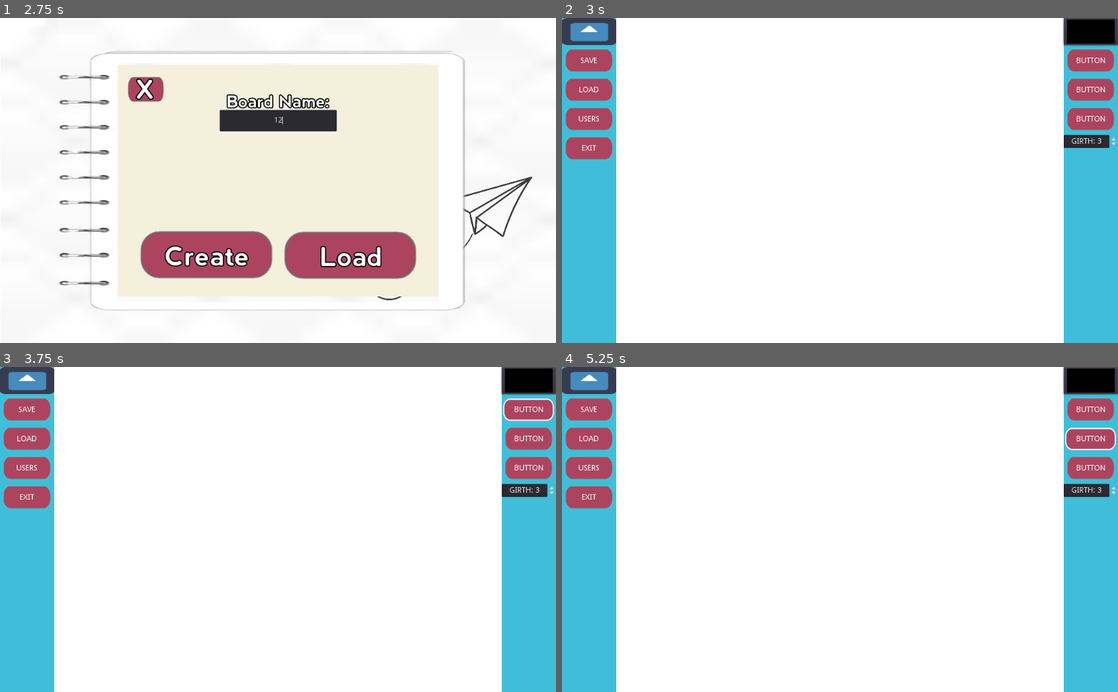
Above: before the commit, frames 1-4 (two rows, left to right).
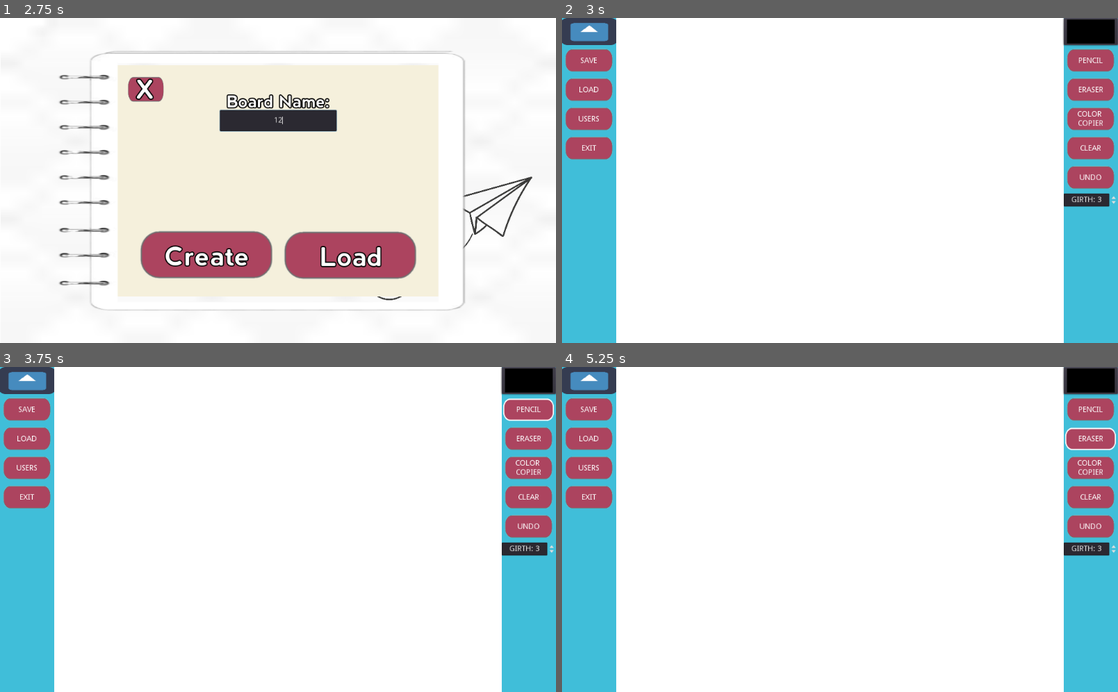
Above: after the commit, the same moments.

Repository: Sketch-Organization/Sketch-
Game: Godot game, scene res://Title.tscn
Two runs of this game, one before a commit and one after it. Both use one fixed random seed, a clock stepped at 60 frames per second and the inputs below. The engine's default icon, where the game draws it, is replaced by a stand-in: a white triangle on a blue panel in a dark square.
Inputs (mouse positions are in pixels of both pictures, inside the frame that each line leads up to):
- Up to frame 1 (2.75 s): tap Enter at 0.5 s; move the mouse to (400, 164) at 0.52 s; click (400, 164) at 0.6 s; click "Host" at 1.25 s; click (278, 118) at 2.02 s; type "12" at 2.1 s
- Up to frame 2 (3 s): click "Create" at 2.75 s
- Up to frame 3 (3.75 s): click (528, 409) at 3.5 s, where only the run before the commit has a clickable "Button"
- Up to frame 4 (5.25 s): click (1090, 409) at 4.25 s, where only the run after the commit has a clickable "Pencil"; click (1090, 438) at 5 s, where only the run before the commit has a clickable "Button"

Frame 1 is identical in both runs. In frame 2, 1.8% of the frame differs, in the area x 90-100%, y 12-59%; in frame 3, 1.8%; in frame 4, 1.8%.

Commit message:
Added Clear Board Functionality

Diff:
--- a/SketchProject/Board.gd
+++ b/SketchProject/Board.gd
@@ -36,3 +36,11 @@
 
 func resumeDrawing():
 	sav = false
+
+func clearEverything():
+	canvas.clearBoard()
+	pass
+
+func _on_ClearButton_button_up():
+	clearEverything();
+	pass # Replace with function body.
--- a/SketchProject/Canvas.gd
+++ b/SketchProject/Canvas.gd
@@ -19,6 +19,14 @@
 			line.width = currentWidth
 			add_child(line)
 
+func undoLine():
+	pass
+
+func clearBoard():
+	for child in get_children():
+		child.queue_free()
+	pass
+
 func setColor(newColor):
 	currentColor = newColor
 	pass
--- a/SketchProject/DrawingBoard.tscn
+++ b/SketchProject/DrawingBoard.tscn
@@ -175,7 +175,7 @@
 rect_min_size = Vector2( 100, 50 )
 text = "Pick Color"
 
-[node name="Button" type="TextureButton" parent="SettingsUIHBox/UtensilEditor/VBoxContainer2"]
+[node name="PencilButton" type="TextureButton" parent="SettingsUIHBox/UtensilEditor/VBoxContainer2"]
 margin_top = 54.0
 margin_right = 100.0
 margin_bottom = 104.0
@@ -186,18 +186,18 @@
 texture_hover = ExtResource( 3 )
 expand = true
 
-[node name="Label" type="Label" parent="SettingsUIHBox/UtensilEditor/VBoxContainer2/Button"]
-anchor_right = 1.0
-anchor_bottom = 1.0
-text = "Button"
-align = 1
-valign = 1
-uppercase = true
-__meta__ = {
-"_edit_use_anchors_": false
-}
-
-[node name="Button2" type="TextureButton" parent="SettingsUIHBox/UtensilEditor/VBoxContainer2"]
+[node name="Label" type="Label" parent="SettingsUIHBox/UtensilEditor/VBoxContainer2/PencilButton"]
+anchor_right = 1.0
+anchor_bottom = 1.0
+text = "Pencil"
+align = 1
+valign = 1
+uppercase = true
+__meta__ = {
+"_edit_use_anchors_": false
+}
+
+[node name="EraserButton" type="TextureButton" parent="SettingsUIHBox/UtensilEditor/VBoxContainer2"]
 margin_top = 108.0
 margin_right = 100.0
 margin_bottom = 158.0
@@ -208,18 +208,18 @@
 texture_hover = ExtResource( 3 )
 expand = true
 
-[node name="Label" type="Label" parent="SettingsUIHBox/UtensilEditor/VBoxContainer2/Button2"]
-anchor_right = 1.0
-anchor_bottom = 1.0
-text = "Button"
-align = 1
-valign = 1
-uppercase = true
-__meta__ = {
-"_edit_use_anchors_": false
-}
-
-[node name="Button3" type="TextureButton" parent="SettingsUIHBox/UtensilEditor/VBoxContainer2"]
+[node name="Label" type="Label" parent="SettingsUIHBox/UtensilEditor/VBoxContainer2/EraserButton"]
+anchor_right = 1.0
+anchor_bottom = 1.0
+text = "Eraser"
+align = 1
+valign = 1
+uppercase = true
+__meta__ = {
+"_edit_use_anchors_": false
+}
+
+[node name="ColorCopier" type="TextureButton" parent="SettingsUIHBox/UtensilEditor/VBoxContainer2"]
 margin_top = 162.0
 margin_right = 100.0
 margin_bottom = 212.0
@@ -230,10 +230,55 @@
 texture_hover = ExtResource( 3 )
 expand = true
 
-[node name="Label" type="Label" parent="SettingsUIHBox/UtensilEditor/VBoxContainer2/Button3"]
-anchor_right = 1.0
-anchor_bottom = 1.0
-text = "Button"
+[node name="Label" type="Label" parent="SettingsUIHBox/UtensilEditor/VBoxContainer2/ColorCopier"]
+anchor_right = 1.0
+anchor_bottom = 1.0
+text = "Color
+Copier"
+align = 1
+valign = 1
+uppercase = true
+__meta__ = {
+"_edit_use_anchors_": false
+}
+
+[node name="ClearButton" type="TextureButton" parent="SettingsUIHBox/UtensilEditor/VBoxContainer2"]
+margin_top = 216.0
+margin_right = 100.0
+margin_bottom = 266.0
+rect_min_size = Vector2( 100, 50 )
+mouse_default_cursor_shape = 2
+texture_normal = ExtResource( 4 )
+texture_pressed = ExtResource( 5 )
+texture_hover = ExtResource( 3 )
+expand = true
+
+[node name="Label" type="Label" parent="SettingsUIHBox/UtensilEditor/VBoxContainer2/ClearButton"]
+anchor_right = 1.0
+anchor_bottom = 1.0
+text = "Clear"
+align = 1
+valign = 1
+uppercase = true
+__meta__ = {
+"_edit_use_anchors_": false
+}
+
+[node name="UndoButton" type="TextureButton" parent="SettingsUIHBox/UtensilEditor/VBoxContainer2"]
+margin_top = 270.0
+margin_right = 100.0
+margin_bottom = 320.0
+rect_min_size = Vector2( 100, 50 )
+mouse_default_cursor_shape = 2
+texture_normal = ExtResource( 4 )
+texture_pressed = ExtResource( 5 )
+texture_hover = ExtResource( 3 )
+expand = true
+
+[node name="Label" type="Label" parent="SettingsUIHBox/UtensilEditor/VBoxContainer2/UndoButton"]
+anchor_right = 1.0
+anchor_bottom = 1.0
+text = "Undo"
 align = 1
 valign = 1
 uppercase = true
@@ -242,9 +287,9 @@
 }
 
 [node name="SpinBox" type="SpinBox" parent="SettingsUIHBox/UtensilEditor/VBoxContainer2"]
-margin_top = 216.0
-margin_right = 100.0
-margin_bottom = 240.0
+margin_top = 324.0
+margin_right = 100.0
+margin_bottom = 348.0
 min_value = 3.0
 value = 3.0
 rounded = true
@@ -381,14 +426,15 @@
 popup_exclusive = true
 access = 2
 filters = PoolStringArray( "*.png" )
-current_dir = "C:/Users/erics/Desktop/Sketch-/SketchProject"
-current_path = "C:/Users/erics/Desktop/Sketch-/SketchProject/"
+current_dir = "C:/Users/saraj/Desktop/NewSketch/Sketch-/SketchProject"
+current_path = "C:/Users/saraj/Desktop/NewSketch/Sketch-/SketchProject/"
 __meta__ = {
 "_edit_use_anchors_": false
 }
 [connection signal="button_up" from="SettingsUIHBox/SettingsUI/VBoxContainer/SaveButton" to="." method="_on_SaveButton_button_up"]
 [connection signal="pressed" from="SettingsUIHBox/SettingsUI/VBoxContainer/ExitButton" to="." method="_on_ExitButton_pressed"]
 [connection signal="color_changed" from="SettingsUIHBox/UtensilEditor/VBoxContainer2/ColorPickerButton" to="." method="_on_ColorPickerButton_color_changed"]
+[connection signal="button_up" from="SettingsUIHBox/UtensilEditor/VBoxContainer2/ClearButton" to="SettingsUIHBox/DrawingBoard/Board" method="_on_ClearButton_button_up"]
 [connection signal="value_changed" from="SettingsUIHBox/UtensilEditor/VBoxContainer2/SpinBox" to="." method="_on_SpinBox_value_changed"]
 [connection signal="toggled" from="Buttons/SettingsButton" to="." method="_on_SettingsButton_toggled"]
 [connection signal="pressed" from="ExitPopup/MarginContainer/VBoxContainer/HBoxContainer/NoButton" to="." method="_on_NoButton_pressed"]
--- a/SketchProject/Title.tscn
+++ b/SketchProject/Title.tscn
@@ -503,8 +503,8 @@
 mode = 0
 access = 2
 filters = PoolStringArray( "*.png" )
-current_dir = "C:/Users/erics/Desktop/Sketch-/SketchProject"
-current_path = "C:/Users/erics/Desktop/Sketch-/SketchProject/"
+current_dir = "C:/Users/saraj/Desktop/NewSketch/Sketch-/SketchProject"
+current_path = "C:/Users/saraj/Desktop/NewSketch/Sketch-/SketchProject/"
 __meta__ = {
 "_edit_use_anchors_": false
 }
